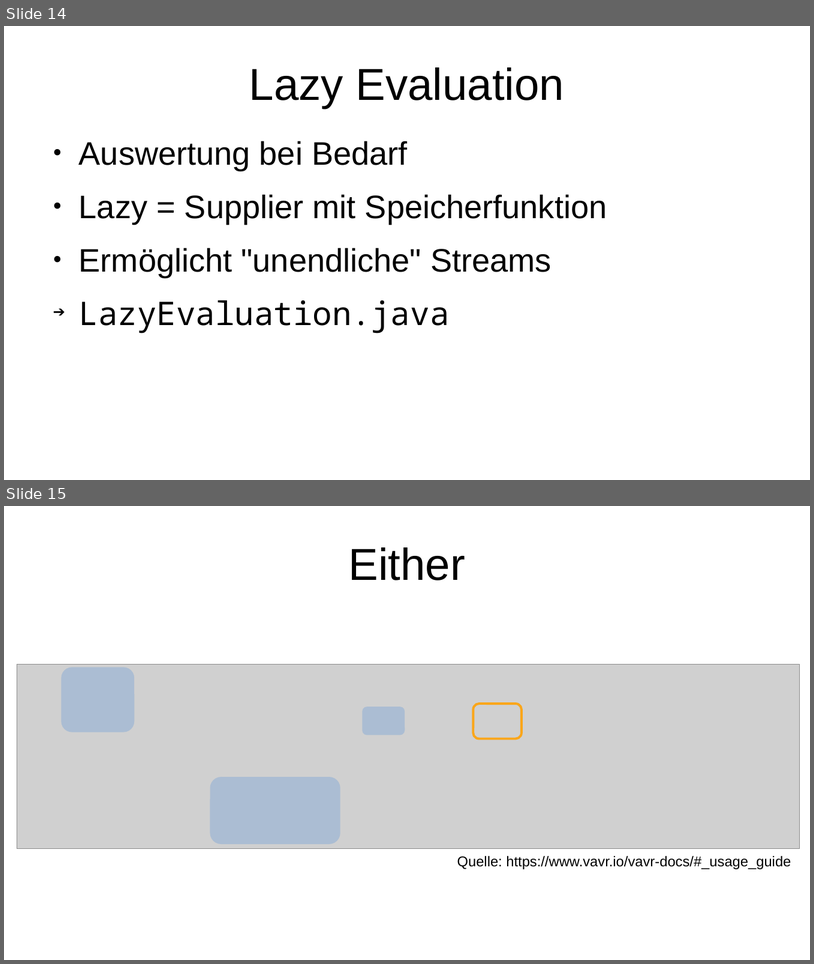
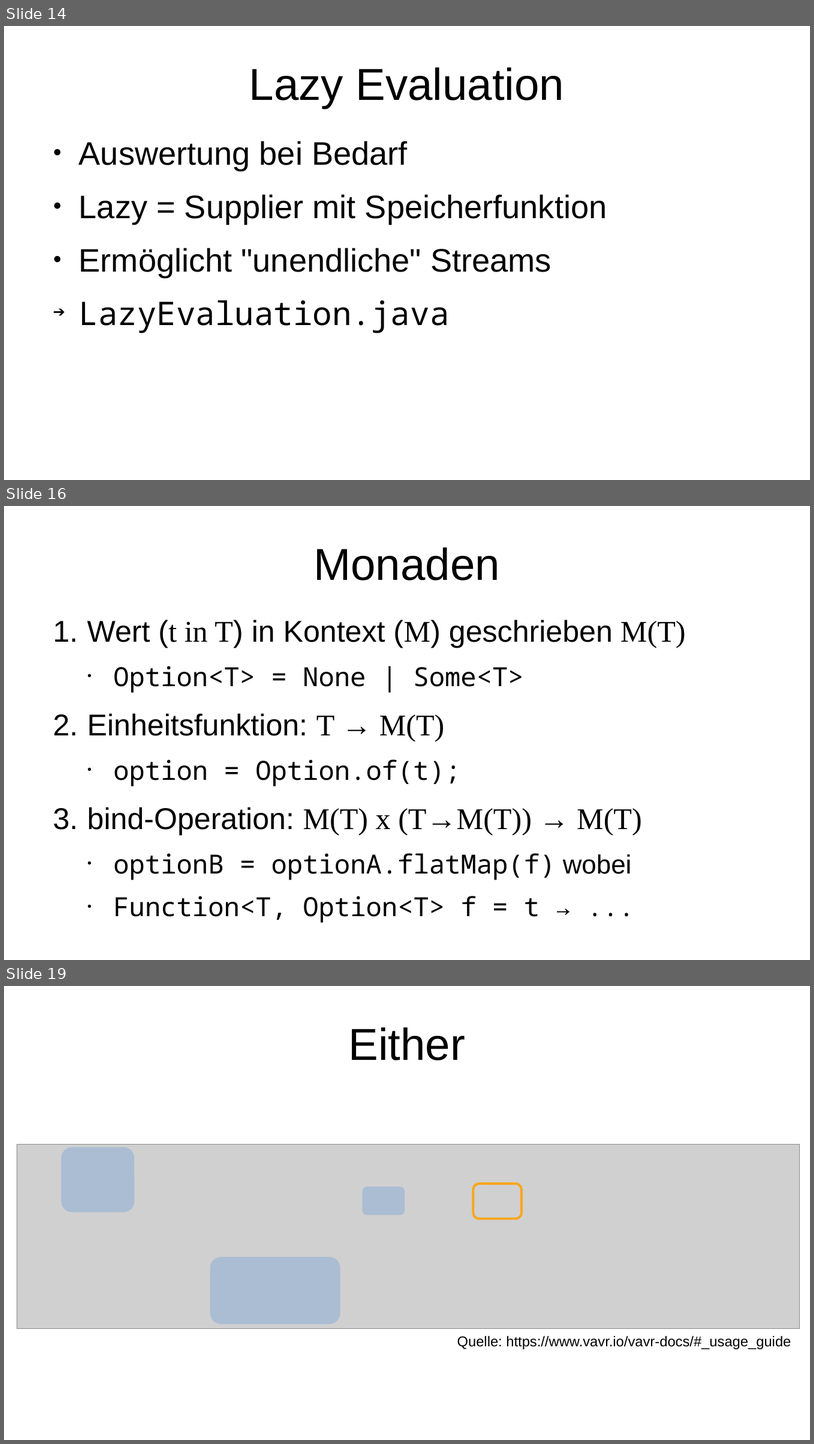
Before and after one commit to p3et/vavr-demo, a slide deck: coffee talk.odp. Shown one above the other, each under a label of ours: slides 14 and 15 before the commit, slides 14, 16 and 19 after it; the slides between them are not shown. The pictures are 814x964 and 814x1444 pixels, drawn with LibreOffice and Linux fonts; fonts in the diff are those of the drawing; grey boxes stand for pictures. Boxes give left, top, right and bottom in pixels: in the first picture for what was removed or moved away, otherwise in the second. Text is boxed around its words. In the diff, an @@ line names an element or a change of style, - is before the commit and + after.

Commit message:
option, monads

```diff
--- a/coffee talk.odp
+++ b/coffee talk.odp
@@ slide 16 added at box(4, 506, 810, 960), background #FFFFFF @@
@@ title added at box(314, 547, 500, 580), 44 pt, text #000000 @@
+Monaden
@@ text added at box(87, 619, 686, 922), 25.9 pt, text #000000 @@
+1. Wert (t in T) in Kontext (M) geschrieben M(T)
+  • Option<T> = None | Some<T>
+2. Einheitsfunktion: T → M(T)
+  • option = Option.of(t);
+3. bind-Operation: M(T) x (T→M(T)) → M(T)
+  • optionB = optionA.flatMap(f) wobei
+  • Function<T, Option<T> f = t → ...
@@ what was slide 15 is now slide 19 @@
```
Also in this commit, not shown: 3 other slides added, 1 other file.
